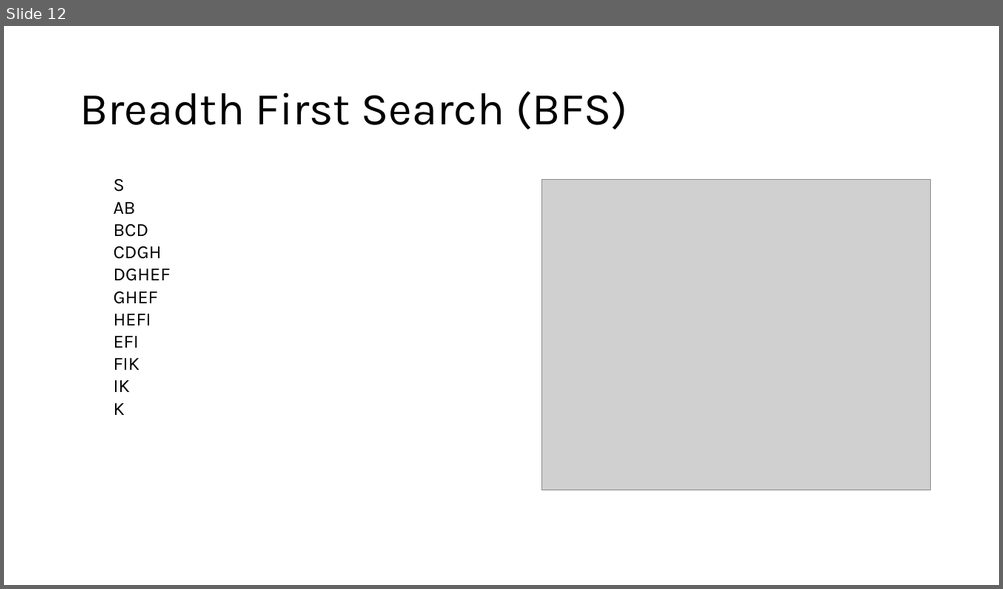
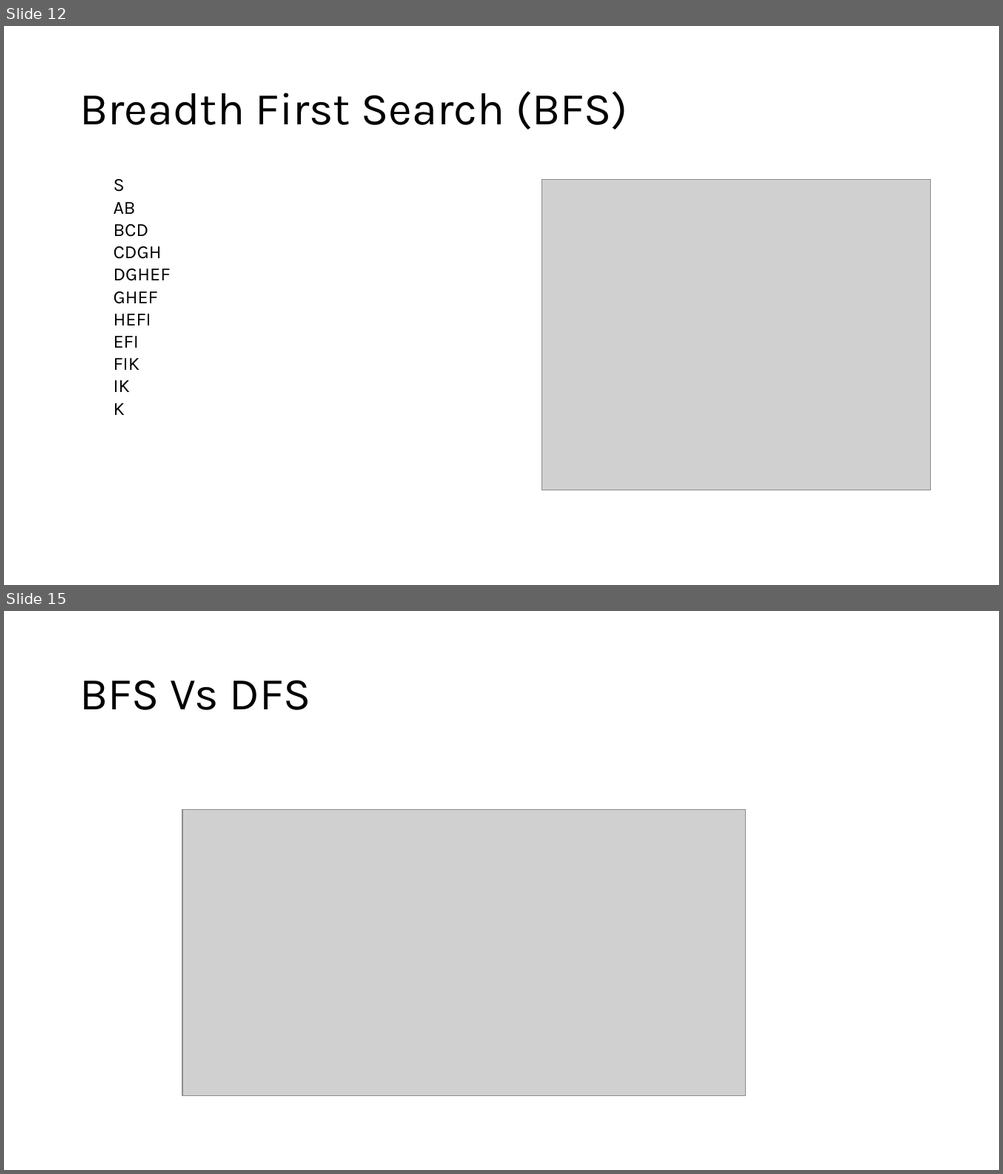
Before and after one commit to sdryasir/AI-Books, a slide deck: #1 Introduction to Artificial Intelligence (AI).pptx. Shown one above the other, each under a label of ours: slide 12 before the commit, slides 12 and 15 after it; the slides between them are not shown. The pictures are 1003x589 and 1003x1174 pixels, drawn with LibreOffice and Linux fonts; fonts in the diff are those of the drawing; grey boxes stand for pictures. Boxes give left, top, right and bottom in pixels: in the first picture for what was removed or moved away, otherwise in the second. Text is boxed around its words. In the diff, an @@ line names an element or a change of style, - is before the commit and + after.

```diff
--- a/#1 Introduction to Artificial Intelligence (AI).pptx
+++ b/#1 Introduction to Artificial Intelligence (AI).pptx
@@ slide 15 added at box(4, 611, 999, 1170), background #FFFFFF @@
@@ title added at box(79, 680, 310, 710), 44 pt, text #000000 @@
+BFS Vs DFS
@@ picture added at box(182, 810, 745, 1096) @@
```
Also in this commit, not shown: 12 other slides added, 1 slide removed, 1 other file.
